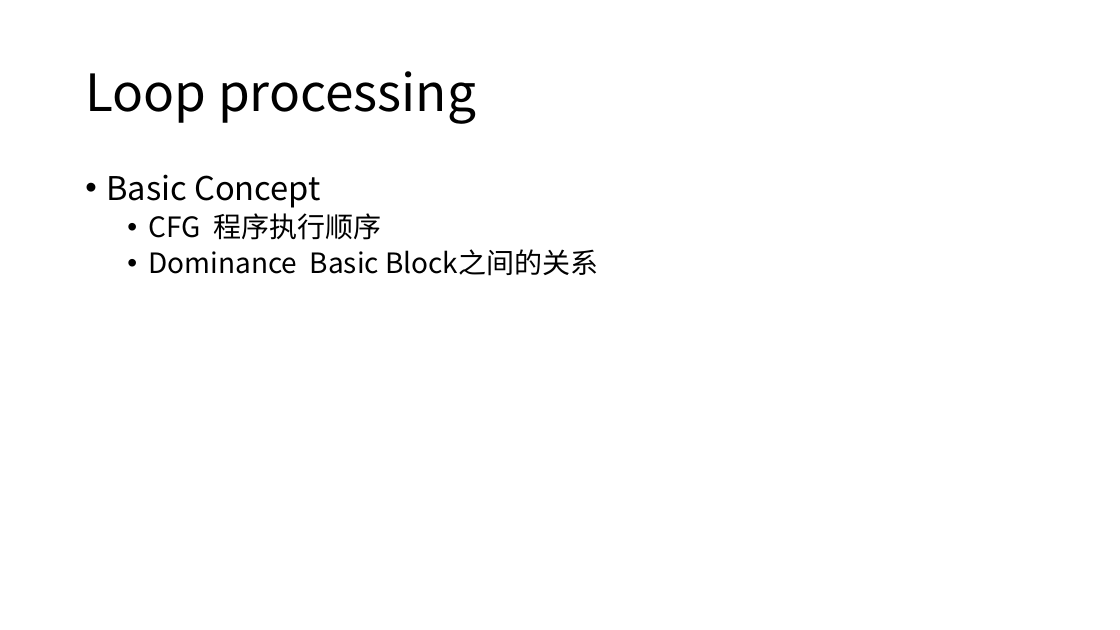
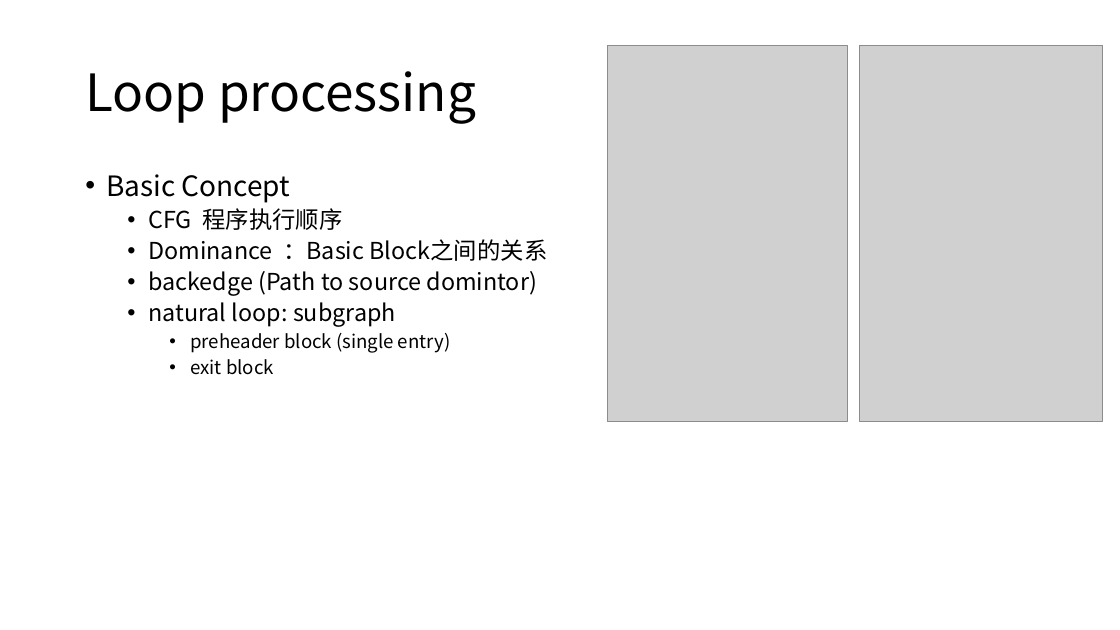
Before and after one commit to xiazhiqian/PPT-Work, a slide deck: slide 19 of LLVM Notes.pptx. Drawn at 1120x630 pixels with LibreOffice and Linux fonts; fonts in the diff are those of the drawing; grey boxes stand for pictures. Boxes give left, top, right and bottom in pixels: in the first picture for what was removed or moved away, otherwise in the second. Text is boxed around its words. In the diff, an @@ line names an element or a change of style, - is before the commit and + after.

```diff
--- a/LLVM Notes.pptx
+++ b/LLVM Notes.pptx
@@ picture added at box(607, 45, 847, 421) @@
@@ picture added at box(860, 45, 1102, 421) @@
@@ text at box(106, 174, 343, 230): size 28 to 24 pt in "Basic Concept"; size 24 to 20 pt in "CFG 程序执行顺序" @@
@@ text at box(148, 239, 548, 375): text changed; size 24 to 20 pt @@
-  • Dominance Basic Block之间的关系
+  • Dominance ：Basic Block之间的关系
+  • backedge (Path to source domintor)
+  • natural loop: subgraph
+    • preheader block (single entry)
+    • exit block
```
Also in this commit, not shown: 1 other slide changed, 21 slides added.
